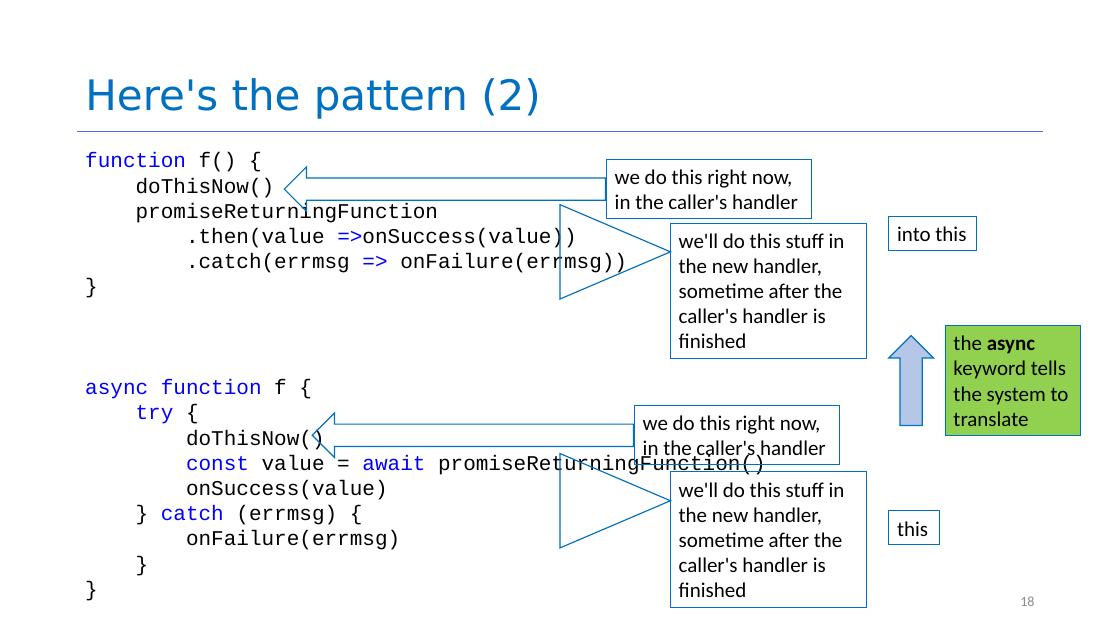
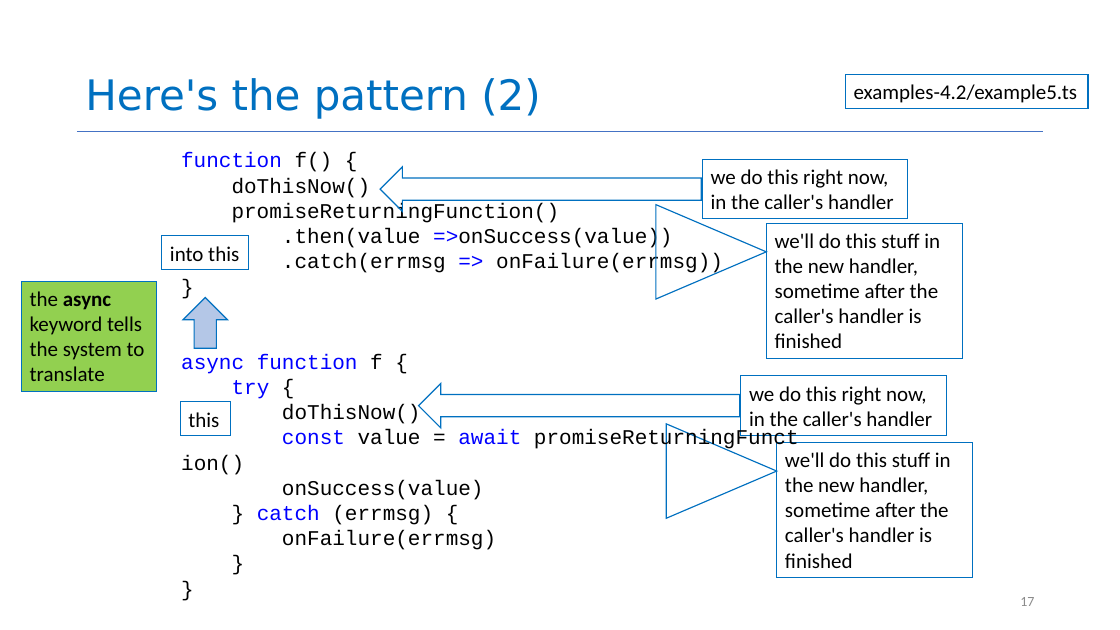
Before and after one commit to neu-se/CS4530-CS5500-Spring-2021, a slide deck: slide 17 of Slides/Lesson 4.2 Promises that Fail and Async.pptx (slide 18 before the commit). Drawn at 1120x630 pixels with LibreOffice and Linux fonts; fonts in the diff are those of the drawing. Boxes give left, top, right and bottom in pixels: in the first picture for what was removed or moved away, otherwise in the second. Text is boxed around its words. In the diff, an @@ line names an element or a change of style, - is before the commit and + after.

```diff
--- a/Slides/Lesson 4.2 Promises that Fail and Async.pptx
+++ b/Slides/Lesson 4.2 Promises that Fail and Async.pptx
@@ rectangle added at (x1=845, y1=75, x2=1088, y2=108), outline #0070C0 1 pt, 18 pt, text #000000 @@
+examples-4.2/example5.ts
@@ text "function f() {" moved from (x1=85, y1=152, x2=766, y2=550) to (x1=181, y1=153, x2=723, y2=275) @@
@@ 2 rectangles, 1 triangle, 1 left arrow moved together from (x1=284, y1=160, x2=866, y2=360) to (x1=381, y1=160, x2=962, y2=360) @@
@@ text at (x1=232, y1=203, x2=560, y2=223): text changed @@
-promiseReturningFunction
+promiseReturningFunction()
@@ rectangle "into this" resized from (x1=889, y1=511, x2=939, y2=544) to (x1=162, y1=236, x2=250, y2=270) @@
@@ text in rectangle at (x1=170, y1=246, x2=239, y2=261): text changed @@
-this
+into this
@@ rectangle "the async keyword tells the ..." moved from (x1=945, y1=326, x2=1081, y2=436) to (x1=21, y1=281, x2=156, y2=392) @@
@@ up arrow added at (x1=183, y1=297, x2=228, y2=348), fill #B4C7E7, outline #0070C0 1 pt @@
@@ text added at (x1=181, y1=354, x2=521, y2=550), 18 pt, text #000000 @@
+async function f {
+try {
+doThisNow()
+const value = await promiseReturningFunction()
+onSuccess(value)
+} catch (errmsg) {
+onFailure(errmsg)
+}
+}
@@ up arrow removed at (x1=889, y1=336, x2=933, y2=426) @@
@@ text at (x1=85, y1=379, x2=766, y2=550): paragraphs removed @@
-async function f {
-try {
-doThisNow()
-const value = await promiseReturningFunction()
-onSuccess(value)
-} catch (errmsg) {
-onFailure(errmsg)
-}
-}
@@ 2 rectangles, 1 triangle, 1 left arrow moved together from (x1=313, y1=406, x2=866, y2=608) to (x1=418, y1=376, x2=973, y2=579) @@
@@ rectangle "this" resized from (x1=889, y1=217, x2=976, y2=250) to (x1=180, y1=402, x2=230, y2=436) @@
@@ text in rectangle at (x1=188, y1=412, x2=219, y2=427): text changed @@
-into this
+this
@@ page number at (x1=1020, y1=597, x2=1034, y2=606): text changed @@
-18
+17
```
Also in this commit, not shown: 10 other slides changed, 1 slide removed, 2 other files.
